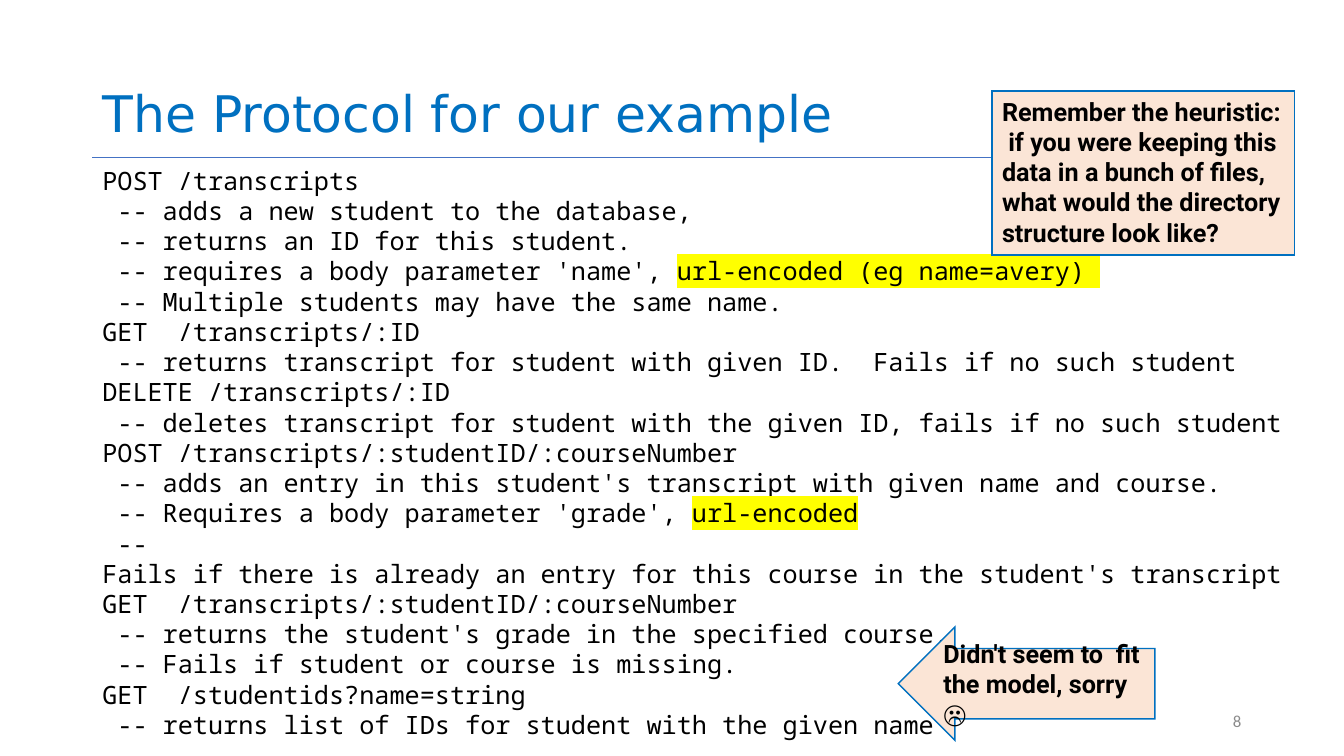
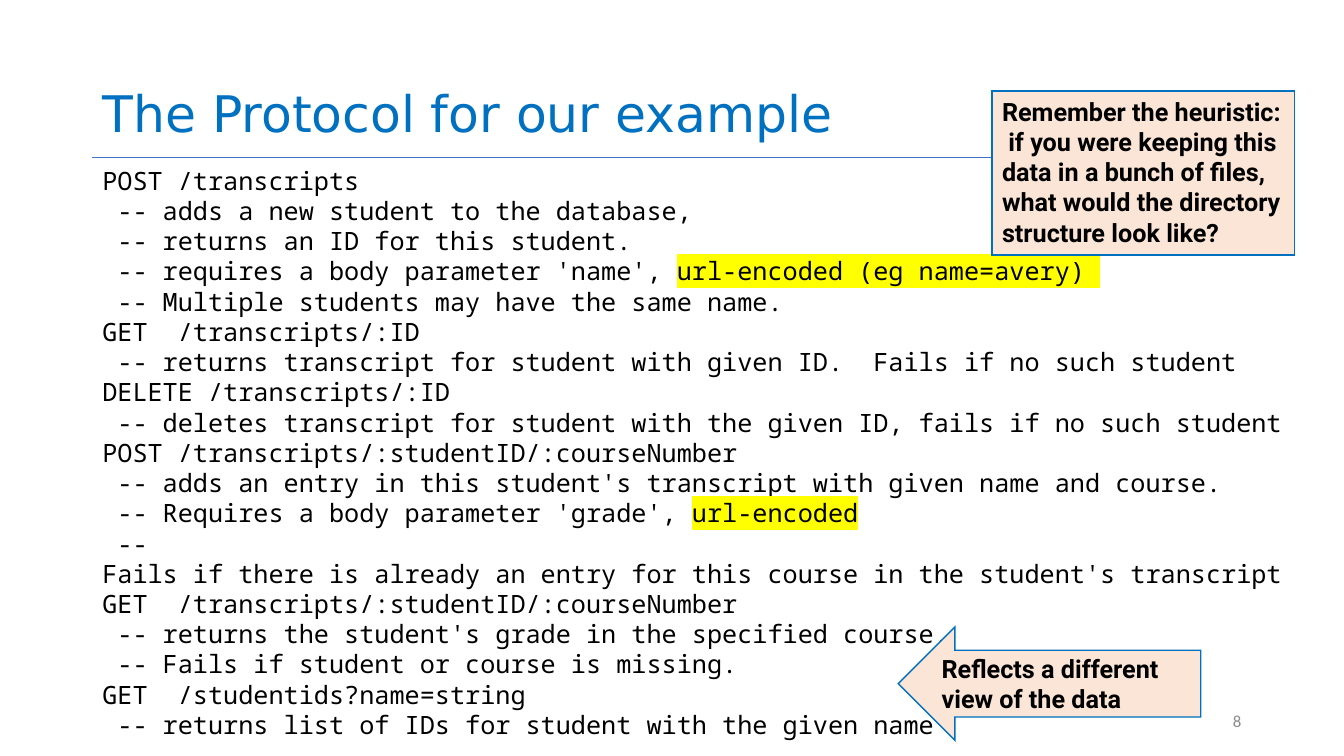
Before and after one commit to neu-se/CS4530-CS5500-Spring-2021, a slide deck: slide 8 of Slides/Lesson 3.4 Building a REST server.pptx. Drawn at 1344x756 pixels with LibreOffice and Linux fonts; fonts in the diff are those of the drawing. Boxes give left, top, right and bottom in pixels: in the first picture for what was removed or moved away, otherwise in the second. Text is boxed around its words. In the diff, an @@ line names an element or a change of style, - is before the commit and + after.

```diff
--- a/Slides/Lesson 3.4 Building a REST server.pptx
+++ b/Slides/Lesson 3.4 Building a REST server.pptx
@@ left arrow "Reflects a different view of ...": place and size @@
-left arrow "Reflects a different view of ..." at (898,627,1154,740)
+left arrow "Reflects a different view of ..." at (898,627,1201,740)
@@ left arrow "Reflects a different view of ..." at (898,627,1201,740): proportions changed @@
@@ text in left arrow at (942,659,1158,709): text changed @@
-Didn't seem to fit the model, sorry ☹
+Reflects a different view of the data
```
Also in this commit, not shown: 8 other slides changed, 10 slides added, 2 slides removed, 5 other files.
